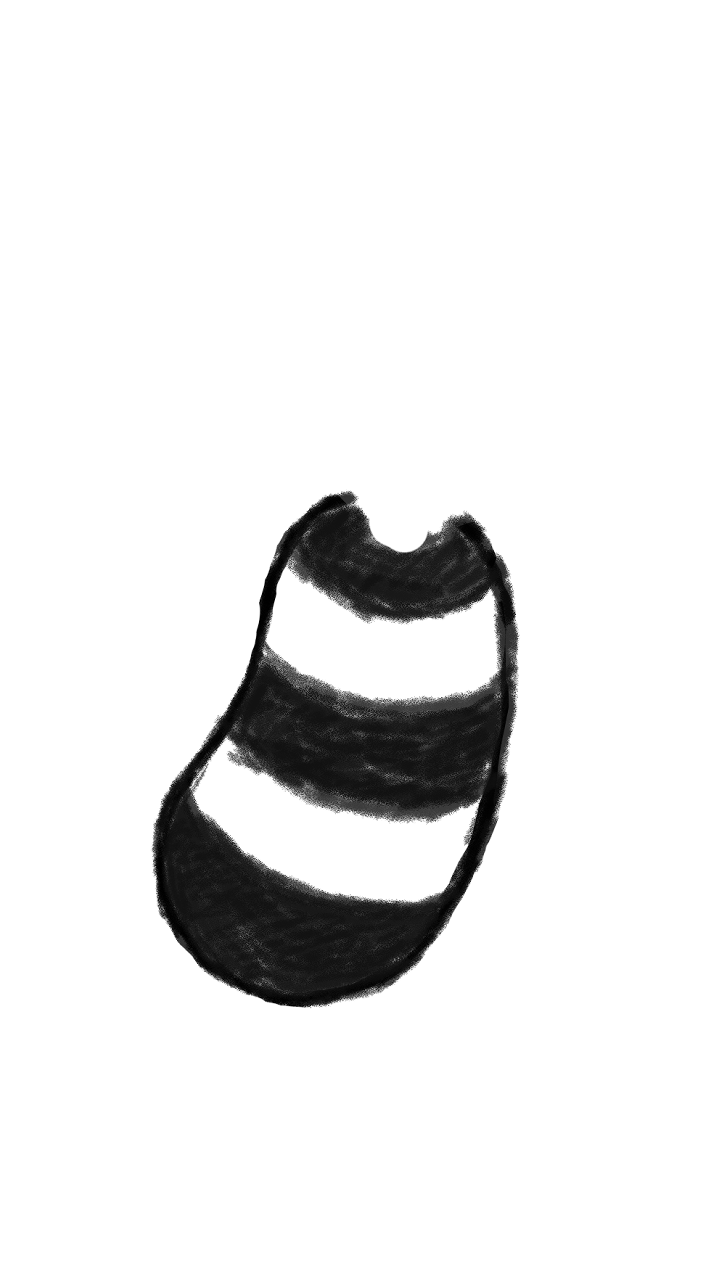
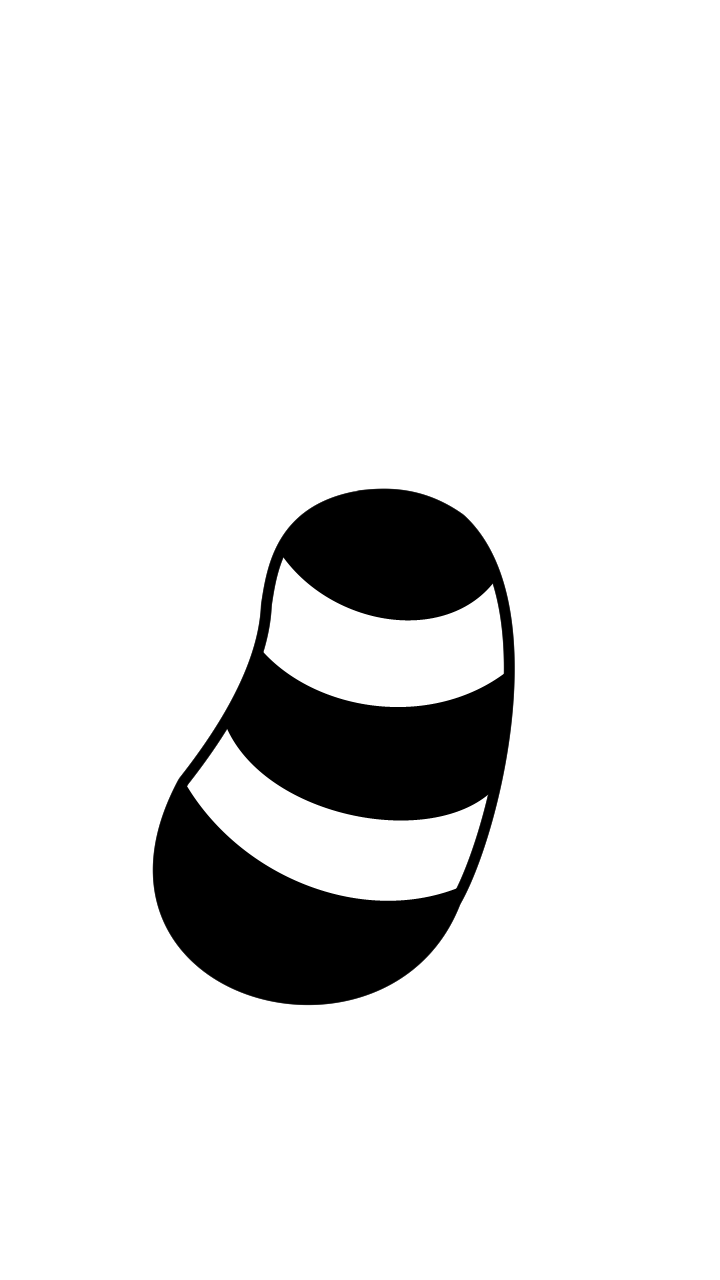
Before/after of a 720 x 1280 layered artwork. What changed in the layer stack:
renamed "Explicação Coser Copy" to "Layer 1", showed it, painted on it over [150, 488, 520, 1009]
hid "Listras Copy" over [160, 502, 520, 1003]
hid "Corpo Copy" over [150, 489, 520, 1009]
